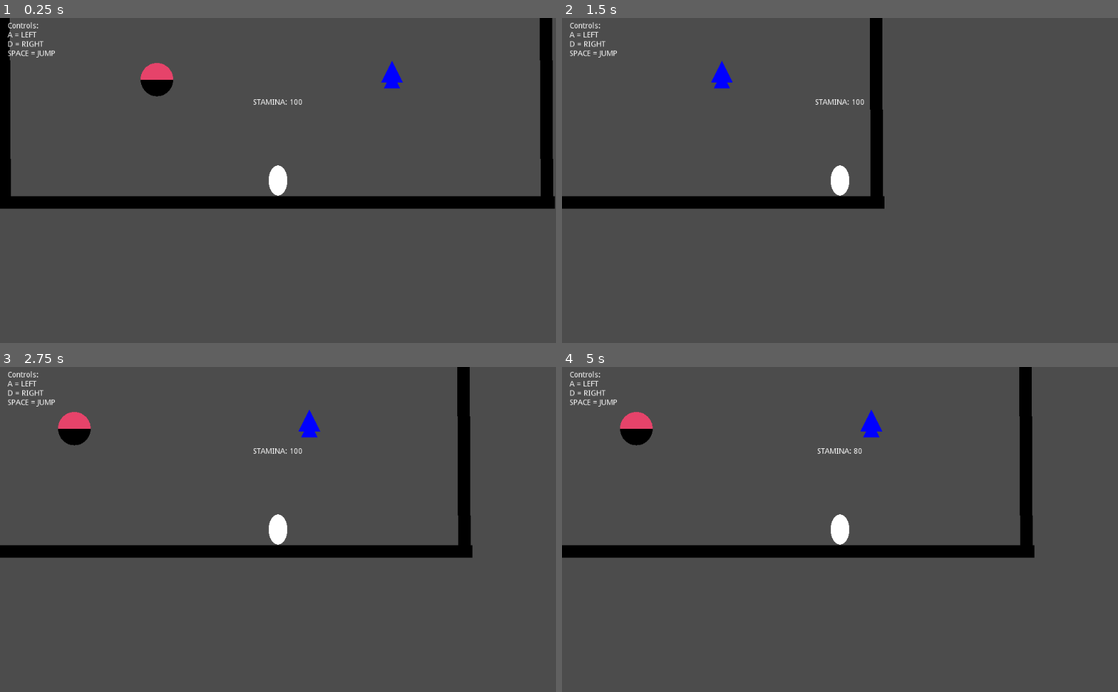
Above: before the commit, frames 1-4 (two rows, left to right).
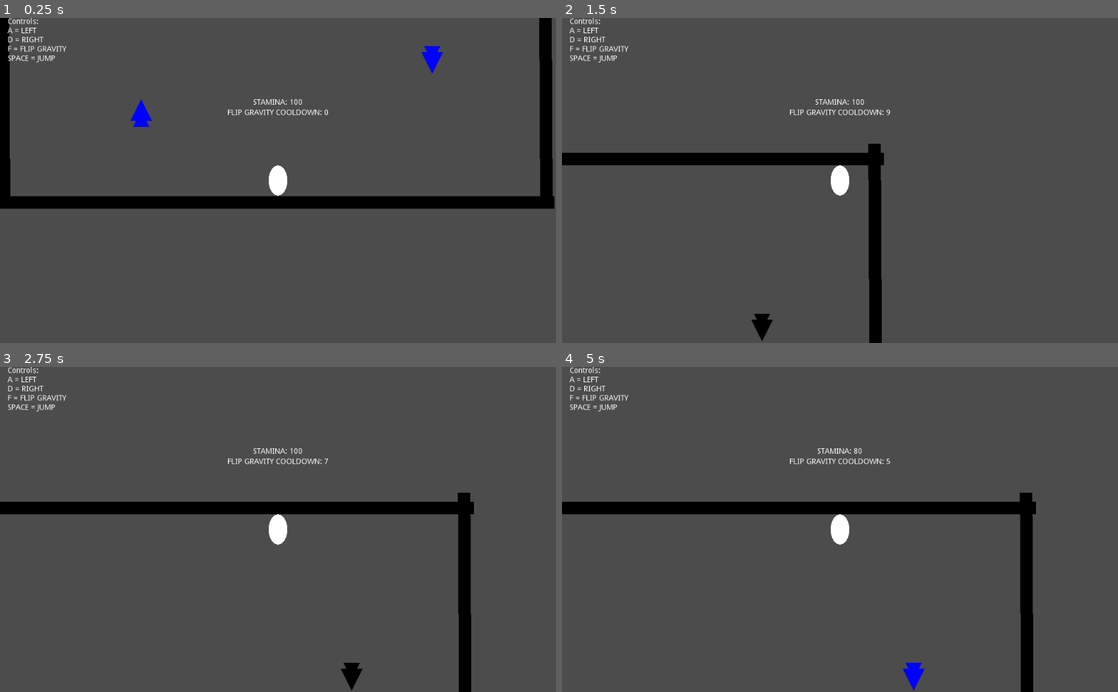
Above: after the commit, the same moments.

Repository: bgoepfert/GodotPlayground
Game: Godot game, scene res://SideScroller/Level.tscn
The game is run twice, just before and just after one commit, with the same random seed, the same clock (stepped at 60 frames per second) and the same inputs. The project has no main scene, so this scene is started directly.
Inputs:
- Up to frame 1 (0.25 s): no input
- Up to frame 2 (1.5 s): hold D (move_right) from 0.53 s (still down); tap F (flip_gravity, bound only after the commit) at 0.6, 1.35 s; tap Space (jump) at 0.77 s
- Up to frame 3 (2.75 s): tap Space (jump) at 1.52 s; release D (move_right) at 2.03 s; hold A (move_left) from 2.03 s (still down); tap F (flip_gravity, bound only after the commit) at 2.1 s
- Up to frame 4 (5 s): release A (move_left) at 2.78 s; hold D (move_right) 2.78-4.28 s; tap F (flip_gravity, bound only after the commit) at 2.85, 3.6, 4.35 s; tap Space (jump) at 3.02, 3.77, 4.52 s; hold A (move_left) from 4.28 s (still down)

The runs differ from the first frame. In frame 1, 1.8% of the frame differs, in the area x 1-100%, y 0-59%; in frame 2, 7.3%; in frame 3, 9.8%; in frame 4, 9.9%, in the area x 0-86%, y 0-100%.

Commit message:
Remove flip gravity power up and add as an ability with a cooldown for the player instead

Diff:
--- a/SideScroller/FlipGravityPowerUp.gd
+++ /dev/null
@@ -1,29 +0,0 @@
-extends Node2D
-
-# FlipGravityPowerUp scene
-# This scene consists of:
-# - 2 semi-circle mesh instances that change colour to show which direction gravity will be flipped.
-# - An Area2D node to capture whenever the player touches the powerup so we can trigger a function.
-
-onready var area := $Area2D
-onready var top := $TopMesh
-onready var bottom := $BottomMesh
-
-# Called when the node enters the scene tree for the first time.
-func _ready():
-	top.modulate = Color.white
-	bottom.modulate = Color.black
-
-	area.connect("body_entered", self, "on_Player_entered")
-
-func on_Player_entered(player: Node) -> void:
-	# Flip gravity direction and mesh colours
-	if player.gravity_direction == Vector2.UP:
-		player.gravity_direction = Vector2.DOWN
-		top.modulate = Color.black
-		bottom.modulate = Color.white
-	# Flip gravity direction and mesh colours back to original
-	elif player.gravity_direction == Vector2.DOWN:
-		player.gravity_direction = Vector2.UP
-		top.modulate = Color.white
-		bottom.modulate = Color.black
--- a/SideScroller/FlipGravityPowerUp.tscn
+++ /dev/null
@@ -1,30 +0,0 @@
-[gd_scene load_steps=4 format=2]
-
-[ext_resource path="res://SideScroller/FlipGravityPowerUp.gd" type="Script" id=1]
-
-[sub_resource type="SphereMesh" id=1]
-radius = 30.0
-height = 60.0
-is_hemisphere = true
-
-[sub_resource type="CircleShape2D" id=2]
-radius = 29.0689
-
-[node name="FlipGravityPowerUp" type="Node2D"]
-modulate = Color( 0.905882, 0.266667, 0.419608, 1 )
-script = ExtResource( 1 )
-
-[node name="TopMesh" type="MeshInstance2D" parent="."]
-rotation = 3.14159
-scale = Vector2( 1, 0.508046 )
-mesh = SubResource( 1 )
-
-[node name="BottomMesh" type="MeshInstance2D" parent="."]
-scale = Vector2( 1, 0.516667 )
-mesh = SubResource( 1 )
-
-[node name="Area2D" type="Area2D" parent="."]
-monitorable = false
-
-[node name="CollisionShape2D" type="CollisionShape2D" parent="Area2D"]
-shape = SubResource( 2 )
--- a/SideScroller/Level.tscn
+++ b/SideScroller/Level.tscn
@@ -1,9 +1,8 @@
-[gd_scene load_steps=5 format=2]
+[gd_scene load_steps=4 format=2]
 
 [ext_resource path="res://SideScroller/Floor.tscn" type="PackedScene" id=1]
 [ext_resource path="res://SideScroller/Player.tscn" type="PackedScene" id=2]
 [ext_resource path="res://SideScroller/BouncePowerUp.tscn" type="PackedScene" id=3]
-[ext_resource path="res://SideScroller/FlipGravityPowerUp.tscn" type="PackedScene" id=4]
 
 [node name="Level" type="Node2D"]
 
@@ -11,7 +10,7 @@
 position = Vector2( 0, 574 )
 
 [node name="Player" parent="." instance=ExtResource( 2 )]
-position = Vector2( 514, 407 )
+position = Vector2( 515, 486 )
 
 [node name="Floor2" parent="." instance=ExtResource( 1 )]
 
@@ -25,8 +24,9 @@
 rotation = -1.57628
 scale = Vector2( 0.6, 1 )
 
-[node name="FlipGravityPowerUp" parent="." instance=ExtResource( 4 )]
-position = Vector2( 291, 359 )
+[node name="BouncePowerUp" parent="." instance=ExtResource( 3 )]
+position = Vector2( 263, 415 )
 
-[node name="BouncePowerUp" parent="." instance=ExtResource( 3 )]
-position = Vector2( 724, 344 )
+[node name="BouncePowerUp2" parent="." instance=ExtResource( 3 )]
+position = Vector2( 799, 328 )
+rotation = 6.28319
--- a/SideScroller/Player.gd
+++ b/SideScroller/Player.gd
@@ -7,13 +7,15 @@
 # - A Camera2D which is set to "current", so will be the active camera and will follow the player.
 # - A CanvasLayer for the UI with 2 labels showing the controls and players stamina.
 
-var _timer = null
+var stamina_regeneration_timer = null
+var flip_gravity_cooldown_timer = null
 
 const GRAVITY := 4500.0
 const SPEED := 450.0
 const JUMP_STRENGTH := 1000.0
 
 onready var stamina_label := $CanvasLayer/Label
+onready var flip_gravity_label := $CanvasLayer/FlipGravityLabel
 
 var velocity := Vector2.ZERO
 var jump_stamina_cost := 30.0
@@ -28,20 +30,41 @@
 	stamina = clamp(new_value, 0.0, 100.0)
 
 func _ready():
-	_timer = Timer.new()
-	add_child(_timer)
+	stamina_regeneration_timer = Timer.new()
+	flip_gravity_cooldown_timer = Timer.new()
+	add_child(stamina_regeneration_timer)
+	add_child(flip_gravity_cooldown_timer)
 
-	_timer.connect("timeout", self, "_on_Timer_timeout")
-	_timer.set_wait_time(1.5)
-	_timer.set_one_shot(false) # Make sure it loops
-	_timer.start()
+	stamina_regeneration_timer.connect("timeout", self, "_on_StaminaRegen_timeout")
+	stamina_regeneration_timer.set_wait_time(1.5)
+	stamina_regeneration_timer.set_one_shot(false) # Make sure it loops
+	stamina_regeneration_timer.start()
+
+	flip_gravity_cooldown_timer.set_wait_time(10.0)
+	flip_gravity_cooldown_timer.set_one_shot(true)
 
 
-func _on_Timer_timeout():
+func _on_StaminaRegen_timeout() -> void:
 	_set_stamina(stamina + 20.0)
 
 func _process(delta):
+	# Update variable labels every frame
 	stamina_label.text = "Stamina: " + str(stamina)
+	flip_gravity_label.text = "Flip Gravity Cooldown: " + str(int(flip_gravity_cooldown_timer.time_left))
+
+
+	# Listen for player pressing the flip_gravity input,
+	# which is set to the F key in the menu:
+	# Project -> Project Settings -> Input Map
+	if Input.is_action_just_pressed("flip_gravity") and flip_gravity_cooldown_timer.time_left == 0.0:
+		# Set players y velocity to 0 otherwise it will take time
+		# for the flipped gravity to negate the current accumulated gravity.
+		flip_gravity_cooldown_timer.start()
+		velocity.y = 0.0
+		if gravity_direction == Vector2.UP:
+			gravity_direction = Vector2.DOWN
+		elif gravity_direction == Vector2.DOWN:
+			gravity_direction = Vector2.UP
 
 # Called every frame. 'delta' is the elapsed time since the previous frame.
 func _physics_process(delta):
--- a/SideScroller/Player.tscn
+++ b/SideScroller/Player.tscn
@@ -32,6 +32,15 @@
 valign = 1
 uppercase = true
 
+[node name="FlipGravityLabel" type="Label" parent="CanvasLayer"]
+anchor_right = 1.0
+margin_top = 52.0
+margin_bottom = 298.0
+text = "Flip Gravity Cooldown: "
+align = 1
+valign = 1
+uppercase = true
+
 [node name="Label2" type="Label" parent="CanvasLayer"]
 anchor_right = 1.0
 margin_left = 14.0
@@ -39,5 +48,6 @@
 text = "Controls:
 A = LEFT
 D = RIGHT
+F = FLIP GRAVITY
 SPACE = JUMP"
 valign = 1
--- a/project.godot
+++ b/project.godot
@@ -34,6 +34,11 @@
 "events": [ Object(InputEventKey,"resource_local_to_scene":false,"resource_name":"","device":0,"alt":false,"shift":false,"control":false,"meta":false,"command":false,"pressed":false,"scancode":0,"physical_scancode":32,"unicode":0,"echo":false,"script":null)
  ]
 }
+flip_gravity={
+"deadzone": 0.5,
+"events": [ Object(InputEventKey,"resource_local_to_scene":false,"resource_name":"","device":0,"alt":false,"shift":false,"control":false,"meta":false,"command":false,"pressed":false,"scancode":0,"physical_scancode":70,"unicode":0,"echo":false,"script":null)
+ ]
+}
 
 [physics]
 
